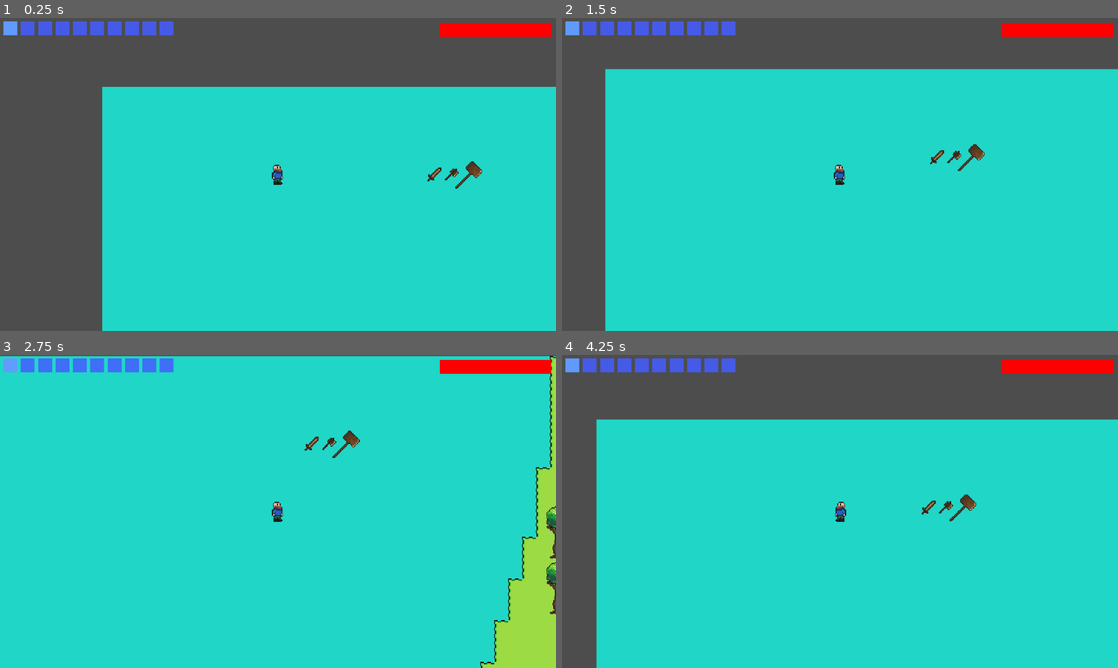
Above: before the commit, frames 1-4 (two rows, left to right).
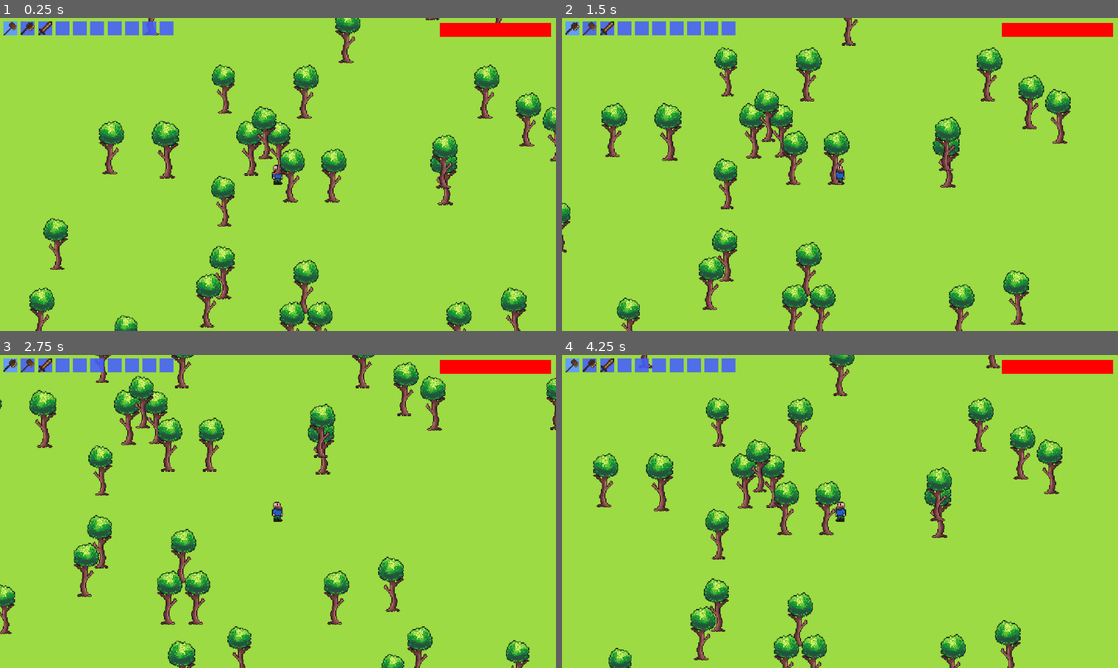
Above: after the commit, the same moments.

Repository: spsJakubSzydlowski/Evergrint
Game: Godot game, scene res://scenes/main.tscn
Same seed, same stepped clock (60 frames per second), same inputs: the game is played once before the commit and once after it.
Inputs (mouse positions are in pixels of both pictures, inside the frame that each line leads up to):
- Up to frame 1 (0.25 s): no input
- Up to frame 2 (1.5 s): tap Enter at 0.5 s; move the mouse to (573, 27) at 0.52 s; press the mouse at (573, 27) at 0.53 s; hold Right 0.53-1.28 s; tap A (a) at 0.6 s; move the mouse to (589, 27) at 1.27 s; release the mouse at (589, 27) at 1.28 s; hold Down from 1.28 s (still down); click (589, 27) at 1.35 s
- Up to frame 3 (2.75 s): tap D (d) at 1.55, 2.1 s; move the mouse to (11, 364) at 2.02 s; release Down at 2.03 s; hold Right from 2.03 s (still down); click (11, 364) at 2.17 s; tap S (s) at 2.3 s
- Up to frame 4 (4.25 s): move the mouse to (589, 364) at 2.77 s; release Right at 2.78 s; hold Up 2.78-3.53 s; tap S (s) at 2.85 s; click (589, 364) at 2.92 s; tap W (w) at 3.05, 3.6 s; move the mouse to (573, 364) at 3.52 s; hold Left from 3.53 s (still down); click (573, 364) at 3.67 s; tap A (a) at 3.8 s

The runs differ from the first frame. In frame 1, 98% of the frame differs, in the area x 0-100%, y 0-100%; in frame 2, 98%; in frame 3, 94%; in frame 4, 98%.

Commit message:
Added Knockback

Diff:
--- a/scripts/main.gd
+++ b/scripts/main.gd
@@ -9,13 +9,14 @@
 	if not DataManager.is_loaded:
 		await DataManager.database_ready
 
-	DataManager.spawn_player(Vector2(200, 100))
+	spawn_player_at_center()
+
 
 	player = get_tree().get_first_node_in_group("Player")
 
-	DataManager.spawn_item("wooden_sword", Vector2(380, 100), false)
-	DataManager.spawn_item("wooden_axe", Vector2(400, 100), false)
-	DataManager.spawn_item("wooden_hammer", Vector2(420, 100), false)
+	DataManager.spawn_item("wooden_sword", player.global_position, false)
+	DataManager.spawn_item("wooden_axe", player.global_position, false)
+	DataManager.spawn_item("wooden_hammer", player.global_position, false)
 
 func spawn_entity():
 	var current_enemy_count = get_tree().get_nodes_in_group("entity").size()
@@ -44,6 +45,13 @@
 		if found_valid_spot:
 			DataManager.spawn_entity("green_slime", spawn_pos)
 
+func spawn_player_at_center():
+	var rect = tile_map.get_used_rect()
+	var center_map_pos = rect.position + (rect.size / 2)
+
+	var center_world_pos = tile_map.map_to_local(center_map_pos)
+
+	DataManager.spawn_player(center_world_pos)
 
 func _on_timer_timeout() -> void:
 	spawn_entity()
--- a/scripts/player/player.gd
+++ b/scripts/player/player.gd
@@ -198,7 +198,7 @@
 		if item_stats != {}:
 			damage_to_deal = item_stats.get("damage", 0.0)
 
-			attackable.take_hit(damage_to_deal)
+			attackable.take_hit(damage_to_deal, global_position)
 			hit_entities.append(attackable)
 
 	if attackable.has_method("harvest") and is_attacking and not attackable.is_in_group("Player"):
--- a/scripts/world_entity.gd
+++ b/scripts/world_entity.gd
@@ -125,15 +125,19 @@
 	if body.is_in_group("Player"):
 		deal_damage(body)
 
-func take_hit(amount: int):
+func take_hit(amount: int, source_pos):
 	if is_dead: return
 
 	current_hp -= amount
 	update_heath_bar()
 
-	var tw = create_tween()
-	tw.tween_property(sprite, "modulate", Color.RED, 0.1)
-	tw.tween_property(sprite, "modulate", Color.WHITE, 0.1)
+	var knockback_dir = source_pos.direction_to(global_position)
+	var target_pos = global_position + (knockback_dir * 20.0)
+
+	var tween = create_tween()
+	tween.parallel().tween_property(self, "global_position", target_pos, 0.15).set_trans(Tween.TRANS_BOUNCE)
+	tween.tween_property(sprite, "modulate", Color.RED, 0.1)
+	tween.tween_property(sprite, "modulate", Color.WHITE, 0.1)
 
 	if current_hp <= 0:
 		die()
